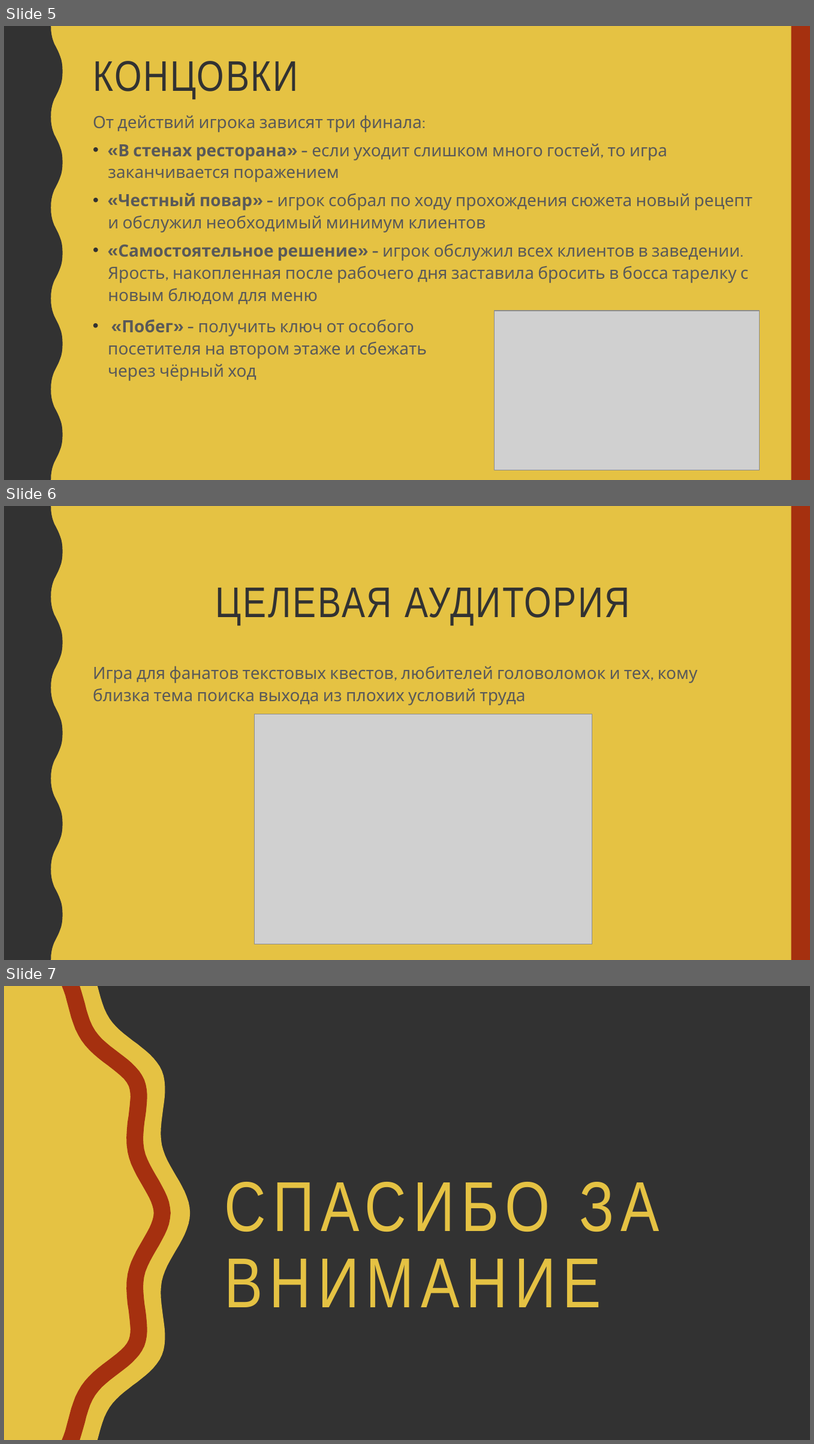
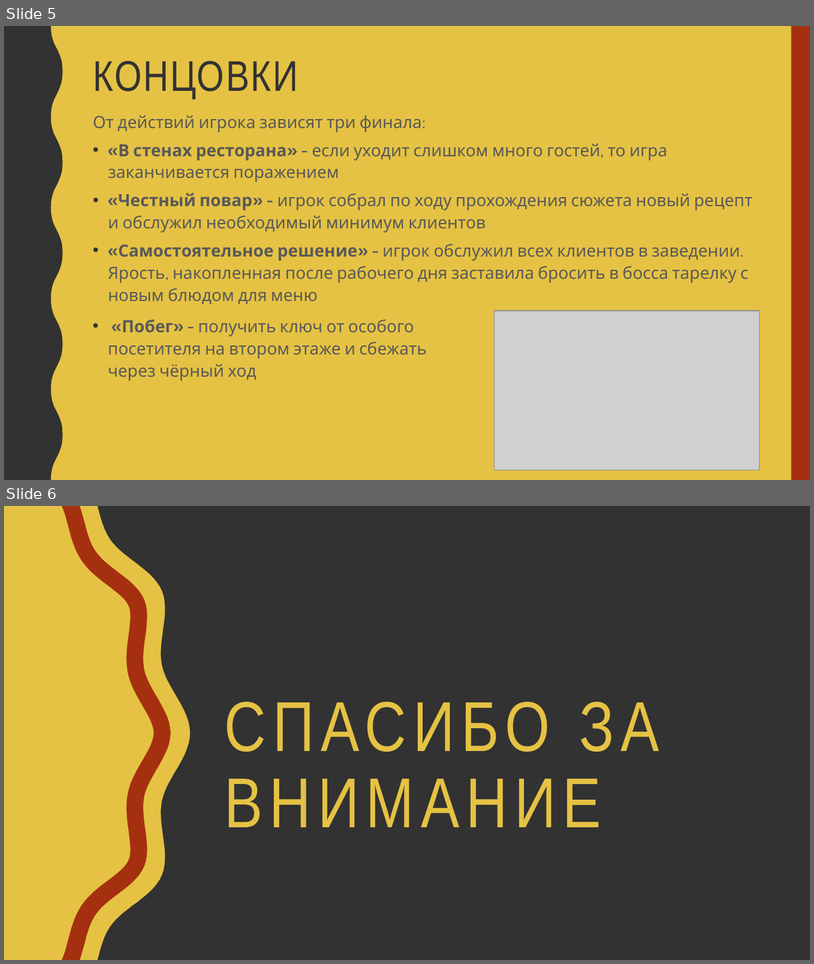
Before and after one commit to MCOSLA/project_game_c-, a slide deck: питчинг 16.03.pptx. Shown one above the other, each under a label of ours: slides 5, 6 and 7 before the commit, slides 5 and 6 after it. The pictures are 814x1444 and 814x964 pixels, drawn with LibreOffice and Linux fonts; fonts in the diff are those of the drawing; grey boxes stand for pictures. Boxes give left, top, right and bottom in pixels: in the first picture for what was removed or moved away, otherwise in the second. Text is boxed around its words. In the diff, an @@ line names an element or a change of style, - is before the commit and + after.

```diff
--- a/питчинг 16.03.pptx
+++ b/питчинг 16.03.pptx
@@ slide 6 removed at <box>4,506,810,960</box>, background #E5C243; not listed: 2 template elements that a slide beside it also shows @@
@@ title removed at <box>216,587,630,625</box> @@
-ЦЕЛЕВАЯ АУДИТОРИЯ
@@ text removed at <box>93,666,698,705</box> @@
-Игра для фанатов текстовых квестов, любителей головоломок и тех, кому близка тема поиска выхода из плохих условий труда
@@ picture removed at <box>254,714,592,943</box> @@
@@ what was slide 7 is now slide 6 @@
```
Also in this commit, not shown: 2 slides changed.
